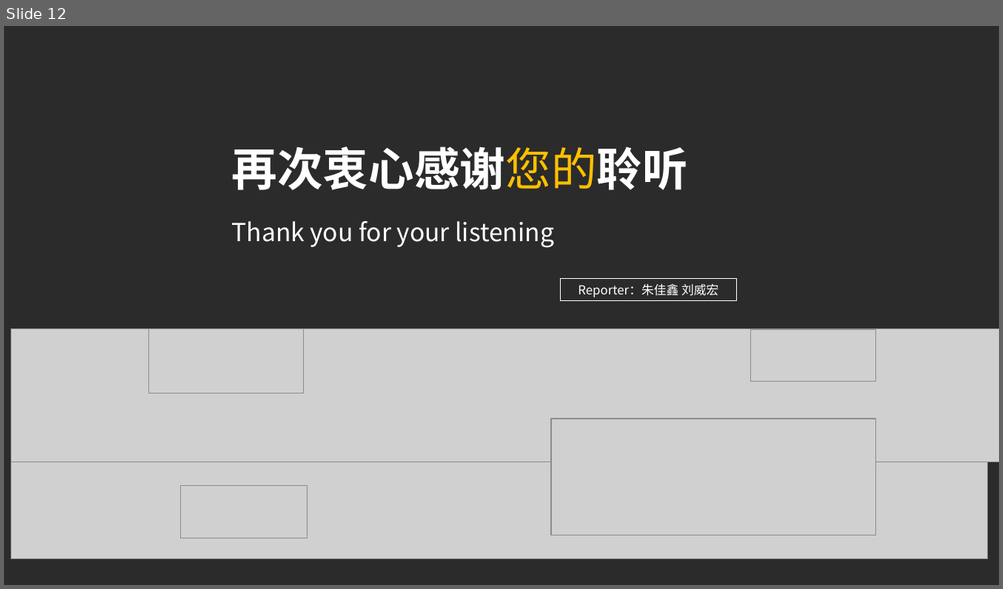
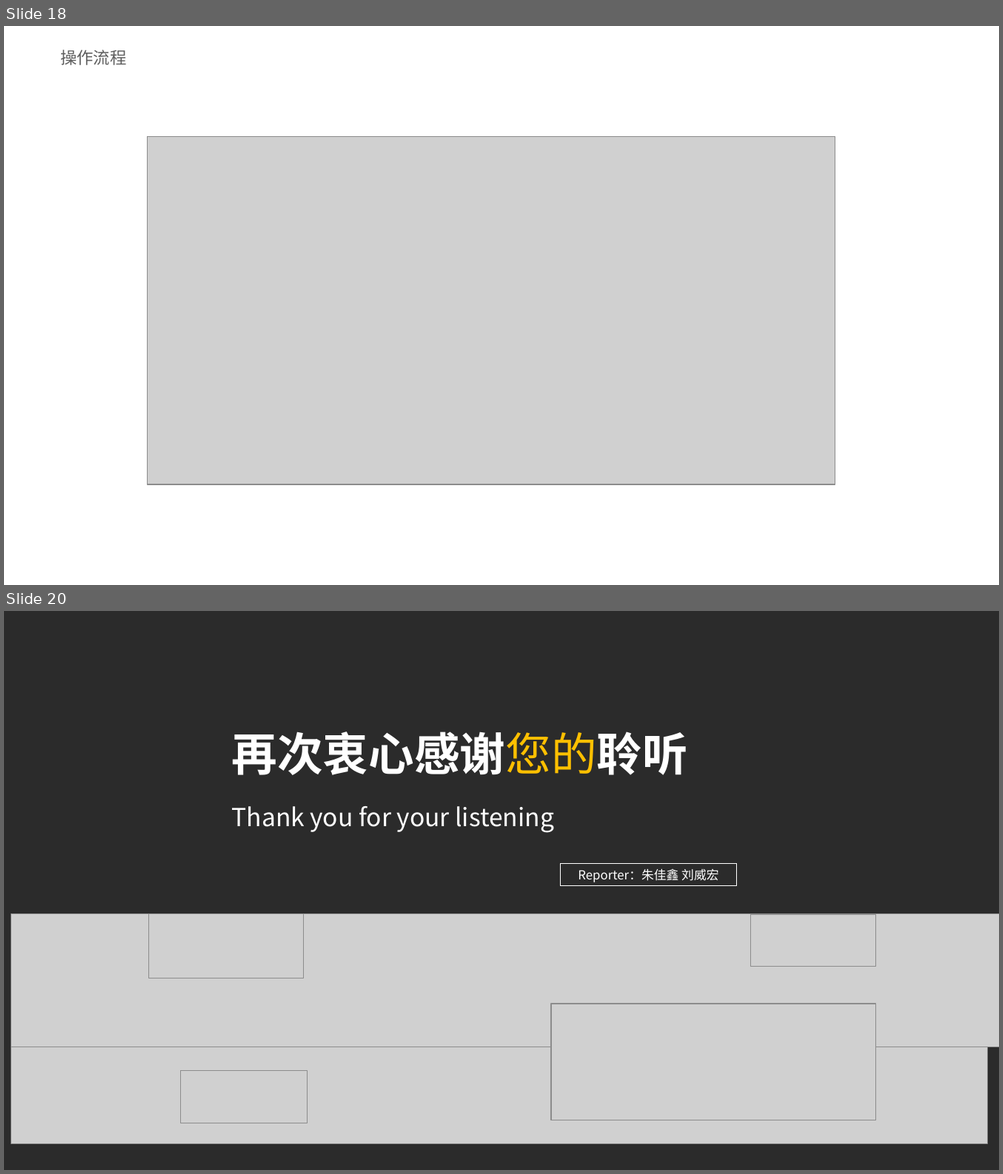
Before and after one commit to OldPigpig/RJwork, a slide deck: 随心阅PPT.pptx. Shown one above the other, each under a label of ours: slide 12 before the commit, slides 18 and 20 after it; the slides between them are not shown. The pictures are 1003x589 and 1003x1174 pixels, drawn with LibreOffice and Linux fonts; fonts in the diff are those of the drawing; grey boxes stand for pictures; background and template pictures are left out; a plain dark background stands for a picture behind light text. Boxes give left, top, right and bottom in pixels: in the first picture for what was removed or moved away, otherwise in the second. Text is boxed around its words. In the diff, an @@ line names an element or a change of style, - is before the commit and + after.

```diff
--- a/随心阅PPT.pptx
+++ b/随心阅PPT.pptx
@@ slide 18 added at box(4, 26, 999, 585), background picture (left out) @@
@@ text added at box(60, 50, 126, 65), 16 pt, text #5E5E5E @@
+操作流程
@@ picture added at box(148, 136, 834, 485) @@
@@ what was slide 12 is now slide 20 @@
```
Also in this commit, not shown: 7 other slides added, 4 other files.
